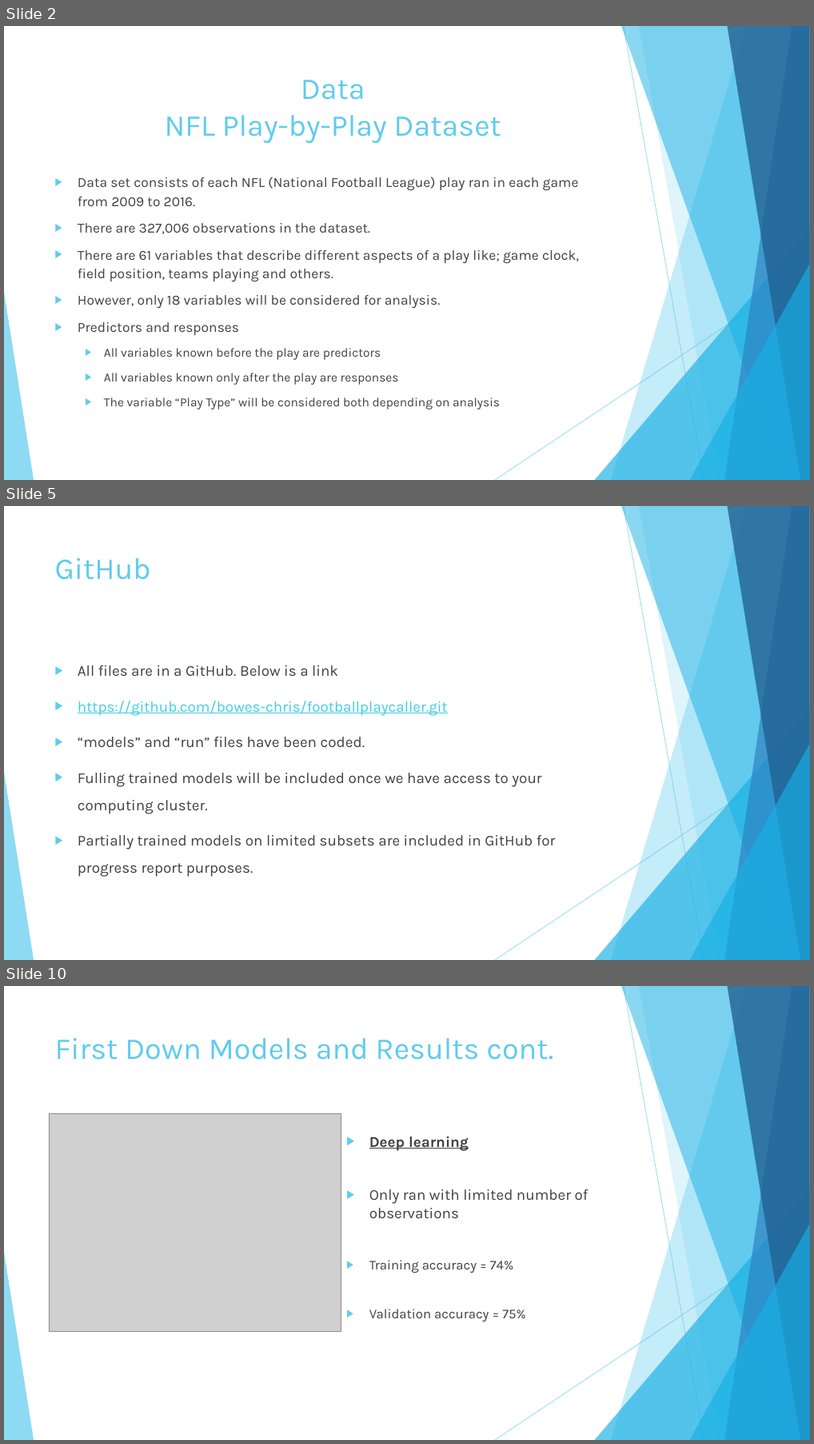
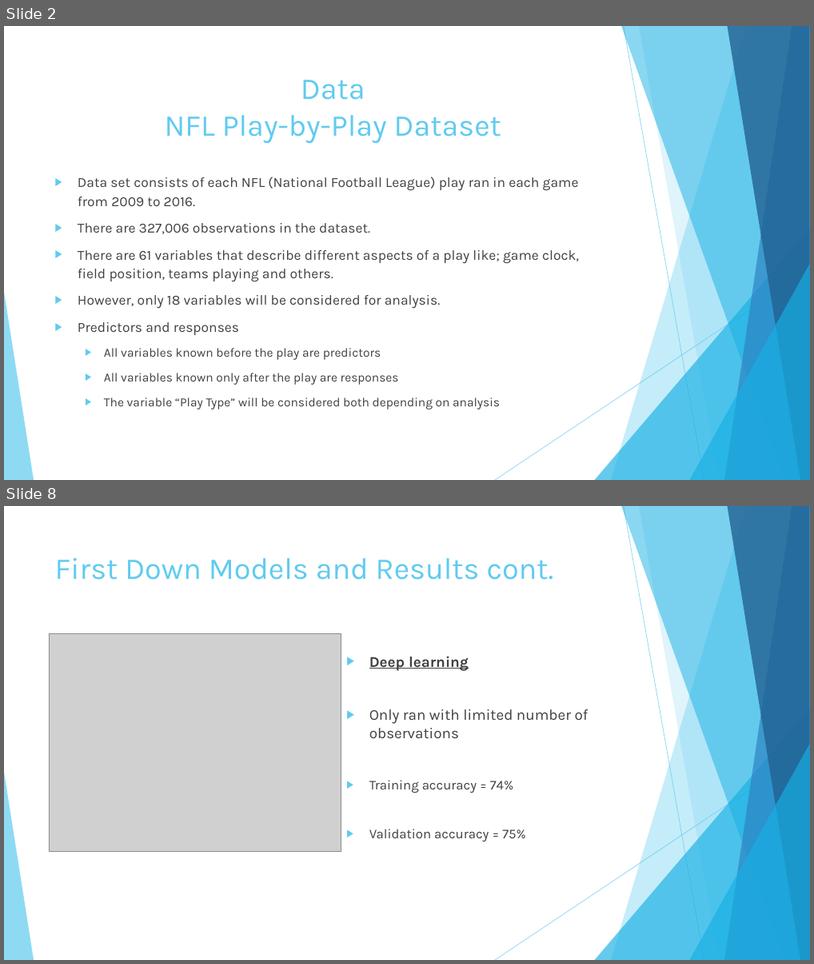
Before and after one commit to bowes-chris/footballplaycaller, a slide deck: Coaching Aid Presentation.pptx. Shown one above the other, each under a label of ours: slides 2, 5 and 10 before the commit, slides 2 and 8 after it; the slides between them are not shown. The pictures are 814x1444 and 814x964 pixels, drawn with LibreOffice and Linux fonts; fonts in the diff are those of the drawing; grey boxes stand for pictures. Boxes give left, top, right and bottom in pixels: in the first picture for what was removed or moved away, otherwise in the second. Text is boxed around its words. In the diff, an @@ line names an element or a change of style, - is before the commit and + after.

```diff
--- a/Coaching Aid Presentation.pptx
+++ b/Coaching Aid Presentation.pptx
@@ slide 5 removed at (4,506,810,960), background #FFFFFF; not listed: 10 template elements that a slide beside it also shows @@
@@ title removed at (55,558,151,580) @@
-GitHub
@@ text removed at (78,665,556,876) @@
-▶ All files are in a GitHub. Below is a link
-▶ https://github.com/bowes-chris/footballplaycaller.git
-▶ “models” and “run” files have been coded.
-▶ Fulling trained models will be included once we have access to your computing cluster.
-▶ Partially trained models on limited subsets are included in GitHub for progress report purposes.
@@ what was slide 10 is now slide 8 @@
```
Also in this commit, not shown: 17 slides changed, 1 slide added, 6 other slides removed.
